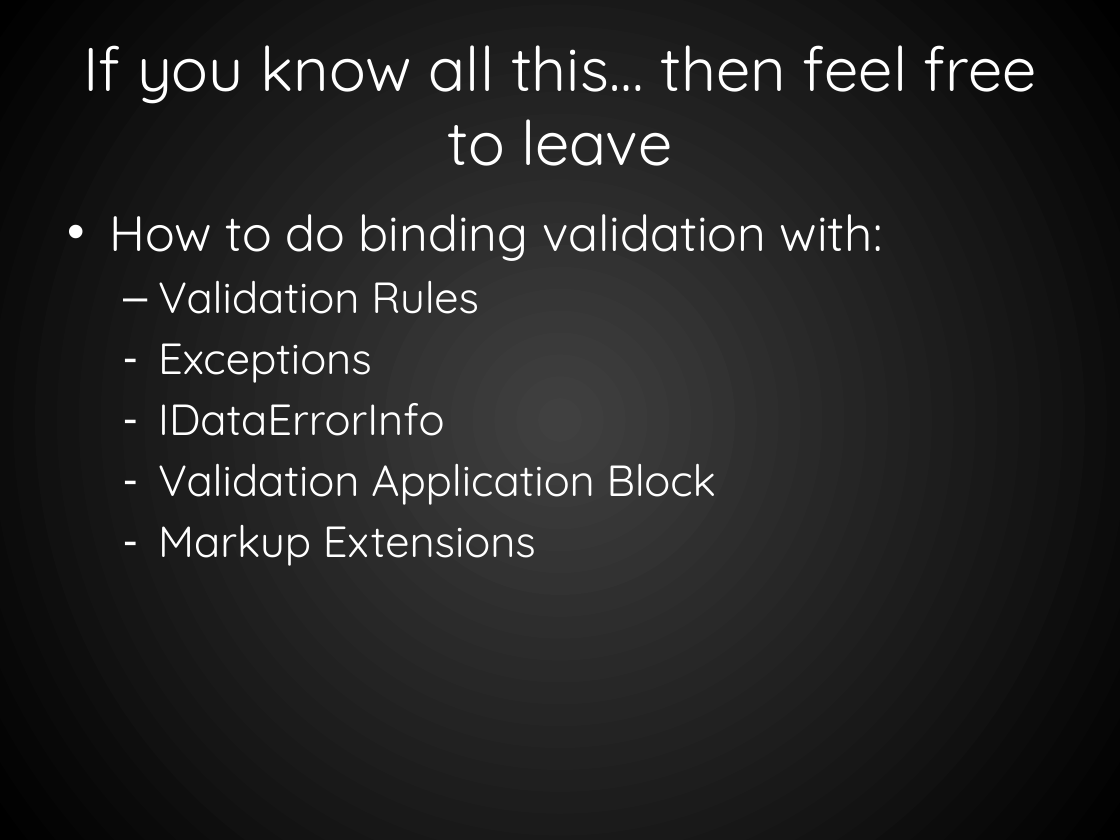
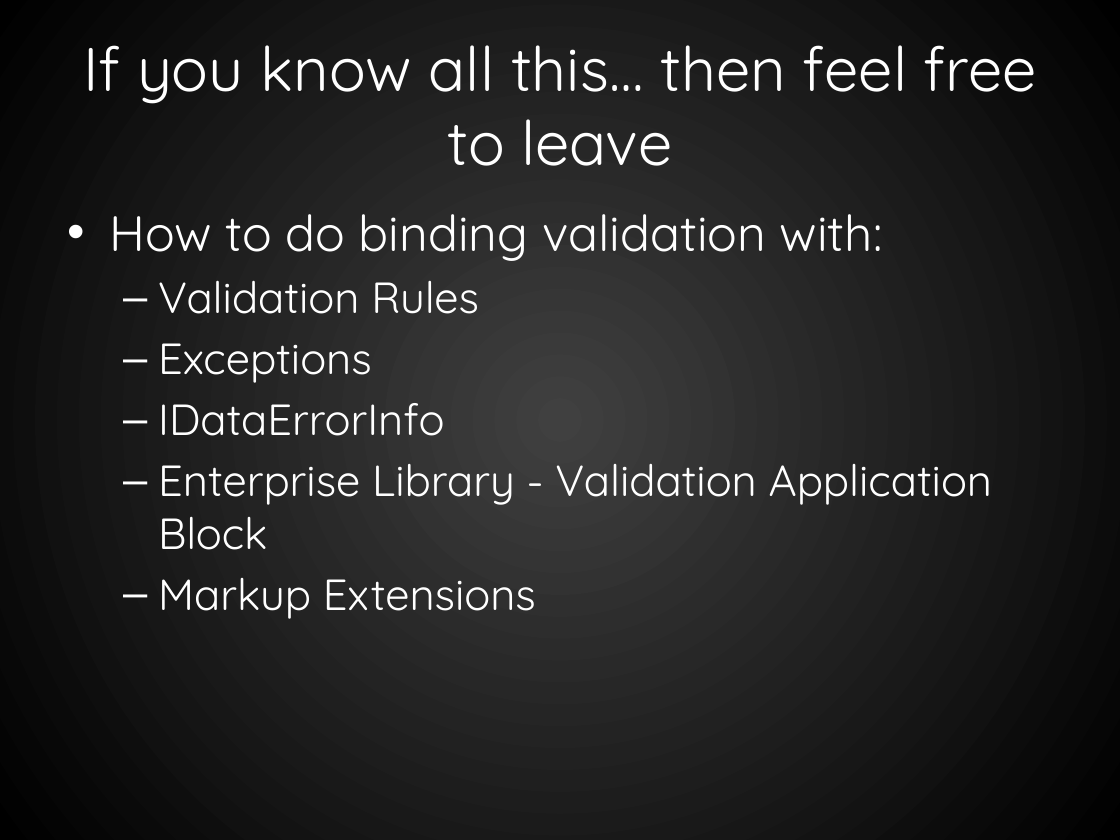
Before and after one commit to RookieOne/WPF-Input-Validation, a slide deck: slide 5 of WPF Validation.pptx (slide 2 before the commit). Drawn at 1120x840 pixels with LibreOffice and Linux fonts; fonts in the diff are those of the drawing. Boxes give left, top, right and bottom in pixels: in the first picture for what was removed or moved away, otherwise in the second. Text is boxed around its words. In the diff, an @@ line names an element or a change of style, - is before the commit and + after.

```diff
--- a/WPF Validation.pptx
+++ b/WPF Validation.pptx
@@ text at (158, 343, 536, 619): bullet - to – @@
@@ text at (158, 464, 992, 550): text changed @@
-  – Validation Application Block
+  – Enterprise Library - Validation Application Block
```
Also in this commit, not shown: 12 other slides changed, 10 slides added, 1 slide removed, 6 other files.
